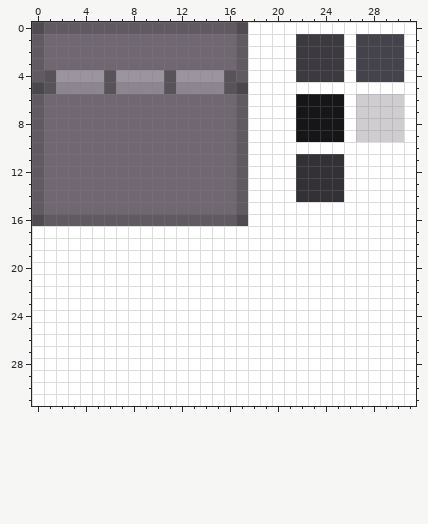
File history of a pixel-art sprite, Assets/Pictures/Machine/SP.png. This is how it looked before the edit.
The file is 32x32 pixels.
The same view after the edit:
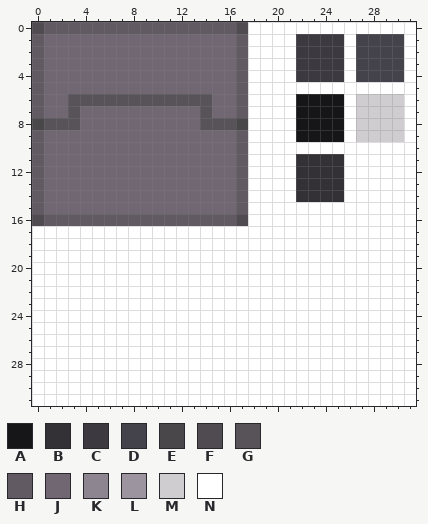
Palette (. is transparent): A #161517  B #333036  C #3c3940  D #44424a  E #4a474b  F #504a51  G #575359  H #625a63  J #706772  K #8d858f  L #9c949e  M #d0cdd1  N #ffffff
Changes in this commit:
y 4: x 1..16 GLLLLGLLLLGLLLLG -> JJJJJJJJJJJJJJJJ
y 5: x 0..17 EGKKKKGKKKKGKKKKGE -> HJJJJJJJJJJJJJJJJH
y 6: x 3..14 JJJJJJJJJJJJ -> GGGGGGGGGGGG
y 7: x 3 J -> G; x 14 J -> G
y 8: x 0..3 HJJJ -> EGGG; x 14..17 JJJH -> GGGE
Boxes around the changes in both pictures, in picture pixels (x1, y1, x2, y2):
changed: (32, 70, 248, 130)
